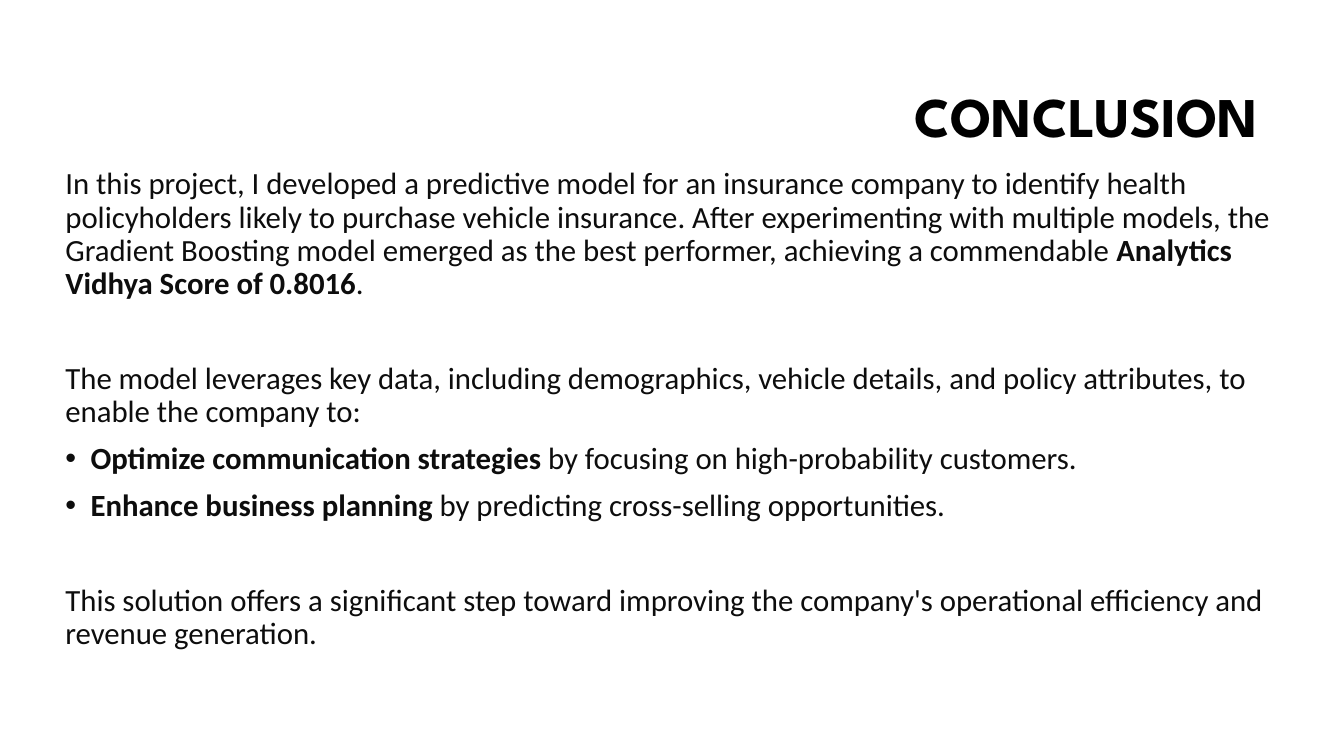
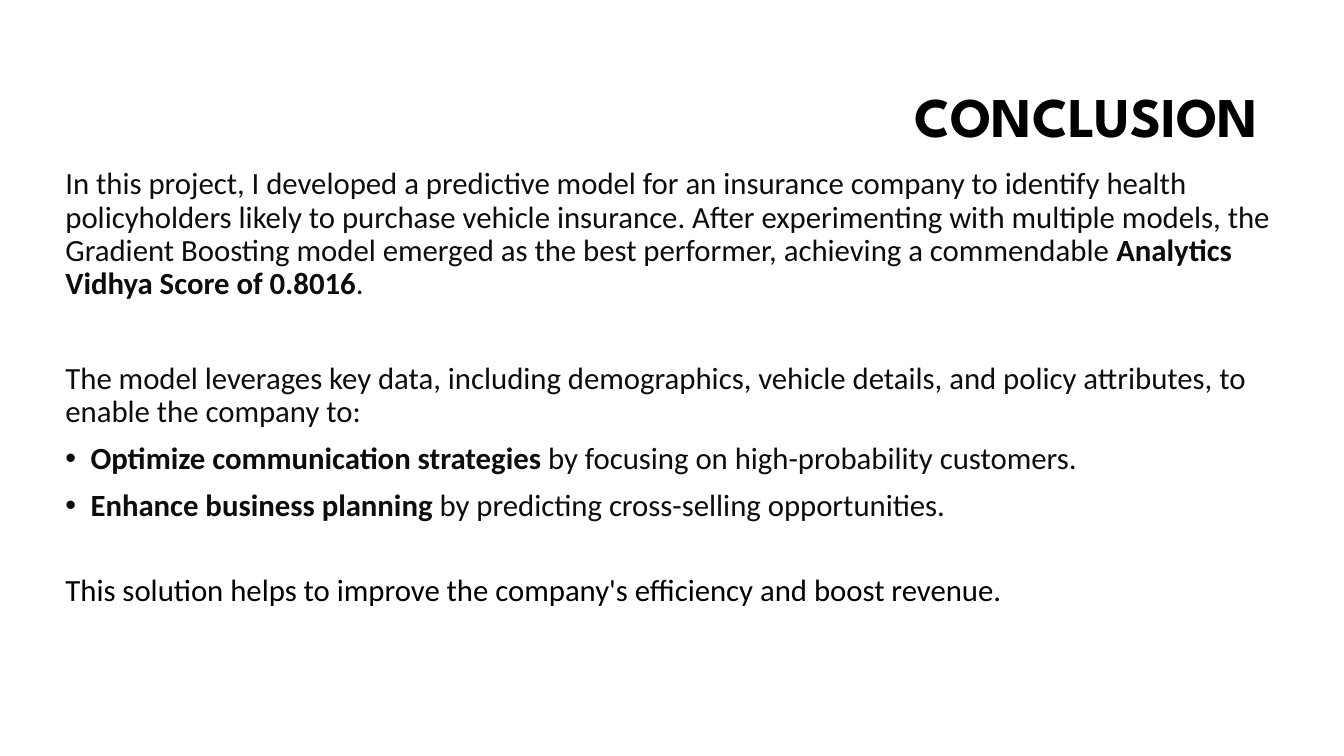
Before and after one commit to Gayathrigopi98/cross-sell-model, a slide deck: slide 21 of Cross_sell_prediction.pptx. Drawn at 1344x756 pixels with LibreOffice and Linux fonts; fonts in the diff are those of the drawing; background and template pictures are left out. Boxes give left, top, right and bottom in pixels: in the first picture for what was removed or moved away, otherwise in the second. Text is boxed around its words. In the diff, an @@ line names an element or a change of style, - is before the commit and + after.

Commit message:
Powerpoint presentation

```diff
--- a/Cross_sell_prediction.pptx
+++ b/Cross_sell_prediction.pptx
@@ text at <box>65,579,1001,606</box>: text changed; text colour #0D0D0D to #000000 @@
-This solution offers a significant step toward improving the company's operational efficiency and revenue generation.
+This solution helps to improve the company's efficiency and boost revenue.
```
Also in this commit, not shown: 1 other slide changed.
